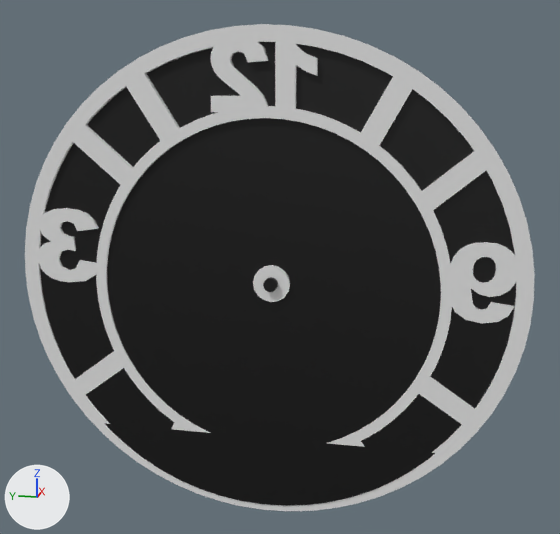
Before and after pictures for a commit that changed the FBX model resources_проект_с_меню/3d_obj/м_часы.fbx.
Both versions are drawn from a 50 mm lens placed at (-1.206, -0.262, 0.326), pointed at (0.031, -0.014, 0.016). Every picture has the same lights, and +X, +Y and +Z are marked at lower left. Where no turn or scale is listed for an object, it has been applied to the vertices.

Objects in the first picture: 'Cylinder', 'Disc', 'циферблат'.
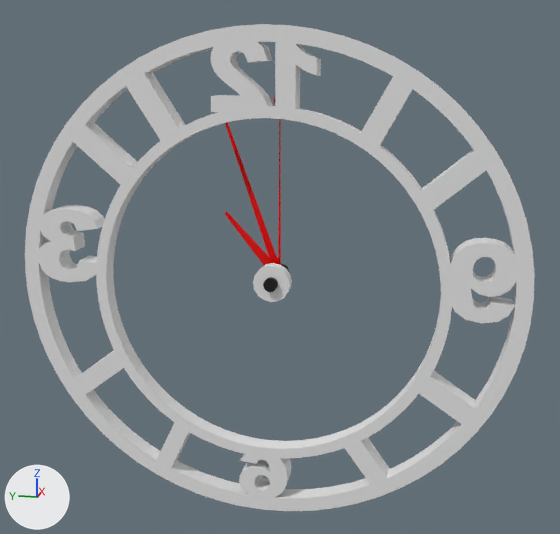
The change, as a diff of the scene's bpy script:
```diff
--- a/resources_проект_с_меню/3d_obj/м_часы.fbx.py
+++ b/resources_проект_с_меню/3d_obj/м_часы.fbx.py
@@ ob_disc @@
 ob_disc.location = (-0.015, 0.006, -0.001)
-ob_disc.rotation_euler = (1.571, 1.585, 0.0)  # degrees (90, 91, 0)
-ob_disc.scale = (0.01, 0.01, 0.01)
+ob_disc.rotation_euler = (1.571, 0.0, 0.0)  # degrees (90, 0, 0)
+ob_disc.scale = (0.0, 0.0, 0.0)
```

What differs and where, as boxes [x1, y1, x2, y2] in the pictures (560 x 534 px):
'Disc', turned, rescaled (not visible afterwards): before [40, 42, 516, 506]
